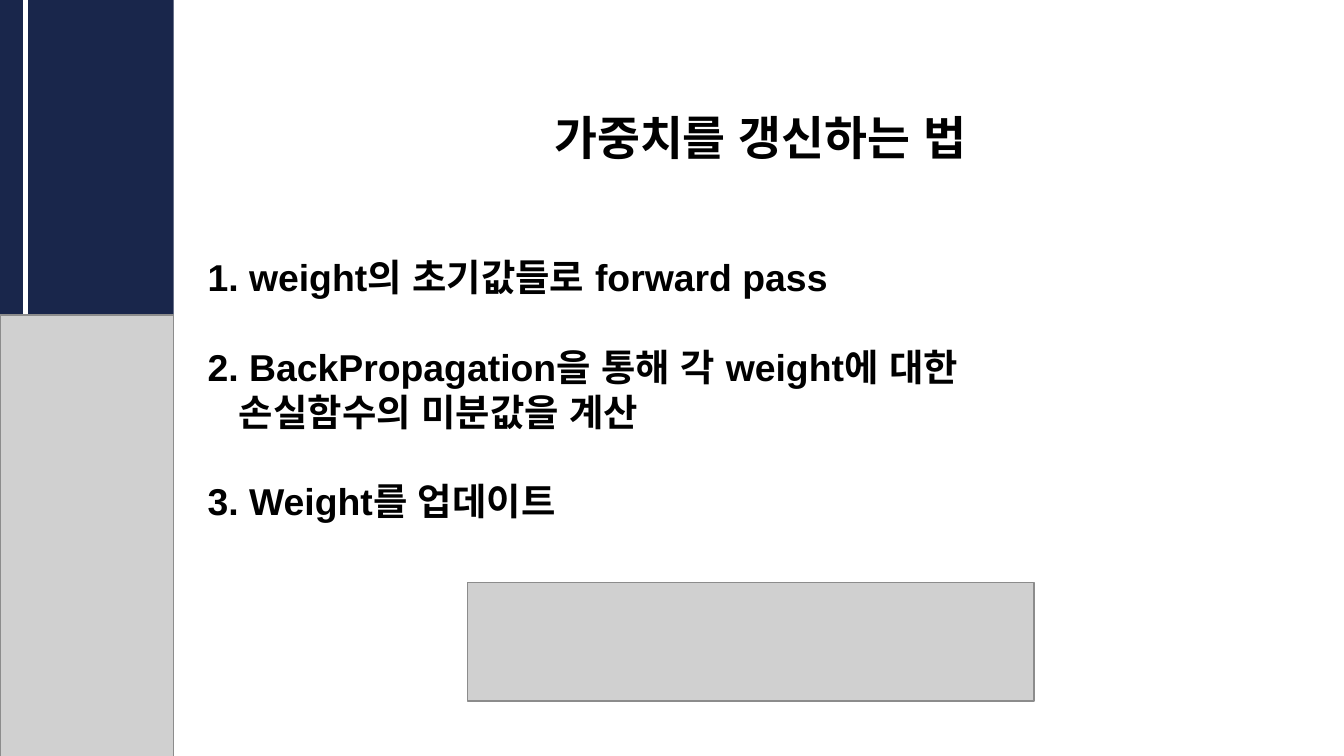
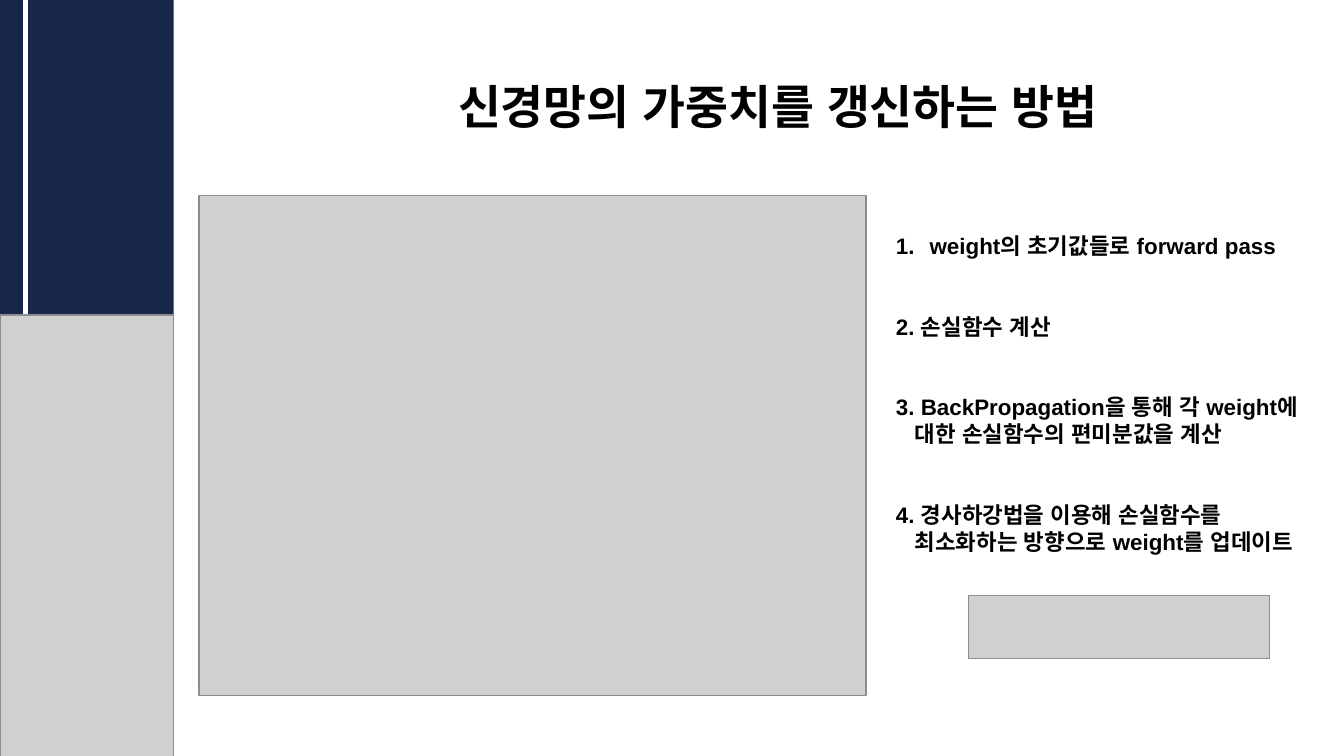
Before and after one commit to CUAI-CAU/2023-1_Study_DLfromScratch1, a slide deck: slide 16 of 발표자료/CUAI_딥러닝__0523.pptx. Drawn at 1344x756 pixels with LibreOffice and Linux fonts; fonts in the diff are those of the drawing; grey boxes stand for pictures. Boxes give left, top, right and bottom in pixels: in the first picture for what was removed or moved away, otherwise in the second. Text is boxed around its words. In the diff, an @@ line names an element or a change of style, - is before the commit and + after.

```diff
--- a/발표자료/CUAI_딥러닝__0523.pptx
+++ b/발표자료/CUAI_딥러닝__0523.pptx
@@ text at (x1=458, y1=85, x2=1097, y2=129): text changed; size 20 to 25 pt @@
-가중치를 갱신하는 법
-1. weight의 초기값들로 forward pass
-2. BackPropagation을 통해 각 weight에 대한
-손실함수의 미분값을 계산
-3. Weight를 업데이트
+신경망의 가중치를 갱신하는 방법
@@ picture added at (x1=199, y1=195, x2=866, y2=695) @@
@@ text added at (x1=896, y1=235, x2=1297, y2=555), 12 pt, text #000000, bold @@
+1. weight의 초기값들로 forward pass
+2. 손실함수 계산
+3. BackPropagation을 통해 각 weight에
+대한 손실함수의 편미분값을 계산
+4. 경사하강법을 이용해 손실함수를
+최소화하는 방향으로 weight를 업데이트
@@ picture resized from (x1=468, y1=582, x2=1035, y2=700) to (x1=969, y1=595, x2=1270, y2=659) @@
```
Also in this commit, not shown: 3 other slides changed.
